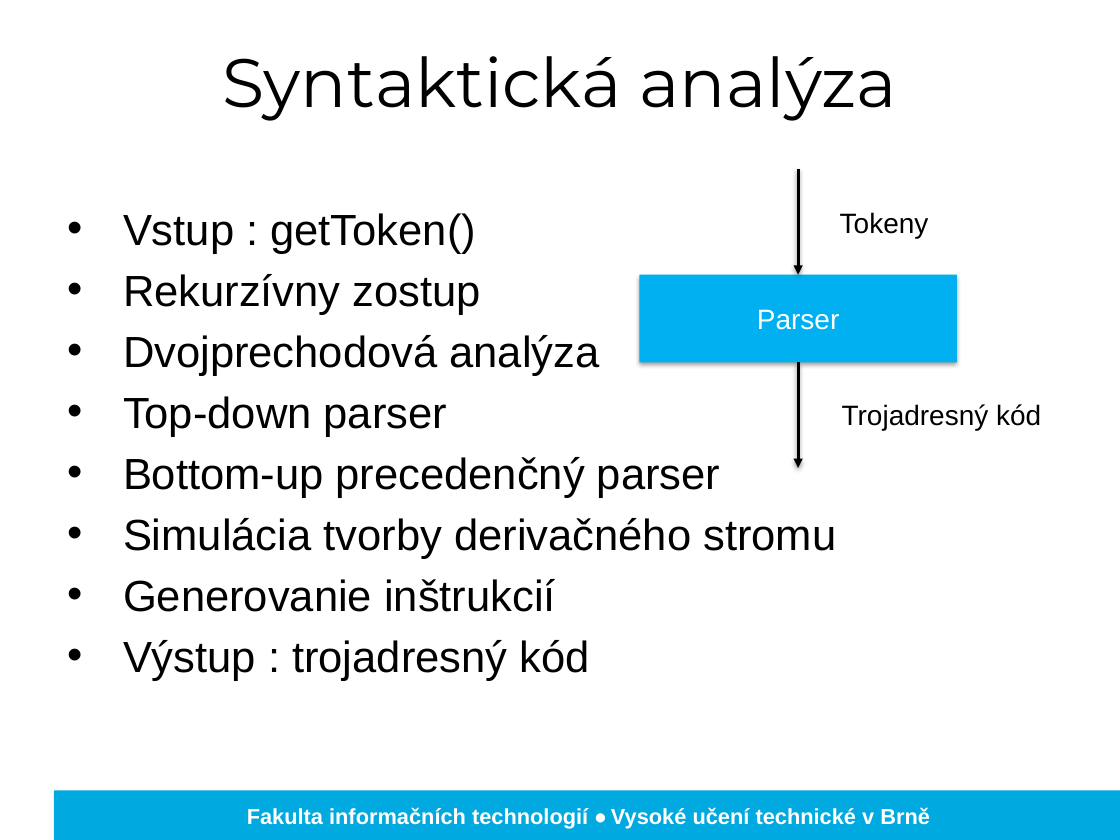
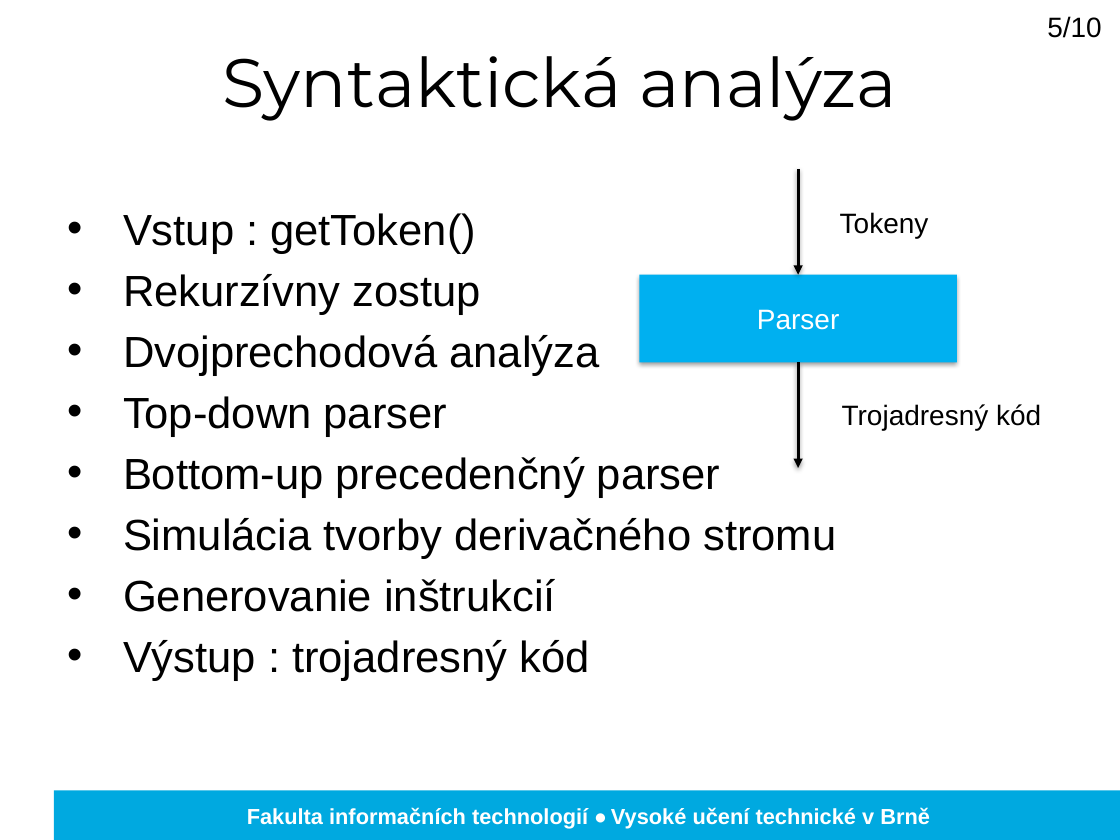
Before and after one commit to adiosnb/IFJ, a slide deck: slide 6 of doc/prezentacia.pptx. Drawn at 1120x840 pixels with LibreOffice and Linux fonts; fonts in the diff are those of the drawing; background and template pictures are left out. Boxes give left, top, right and bottom in pixels: in the first picture for what was removed or moved away, otherwise in the second. Text is boxed around its words. In the diff, an @@ line names an element or a change of style, - is before the commit and + after.

```diff
--- a/doc/prezentacia.pptx
+++ b/doc/prezentacia.pptx
@@ text added at (x1=1047, y1=16, x2=1102, y2=38), 18 pt, text #000000 @@
+5/10
```
Also in this commit, not shown: 7 other slides changed, 1 slide added, 1 slide removed.
